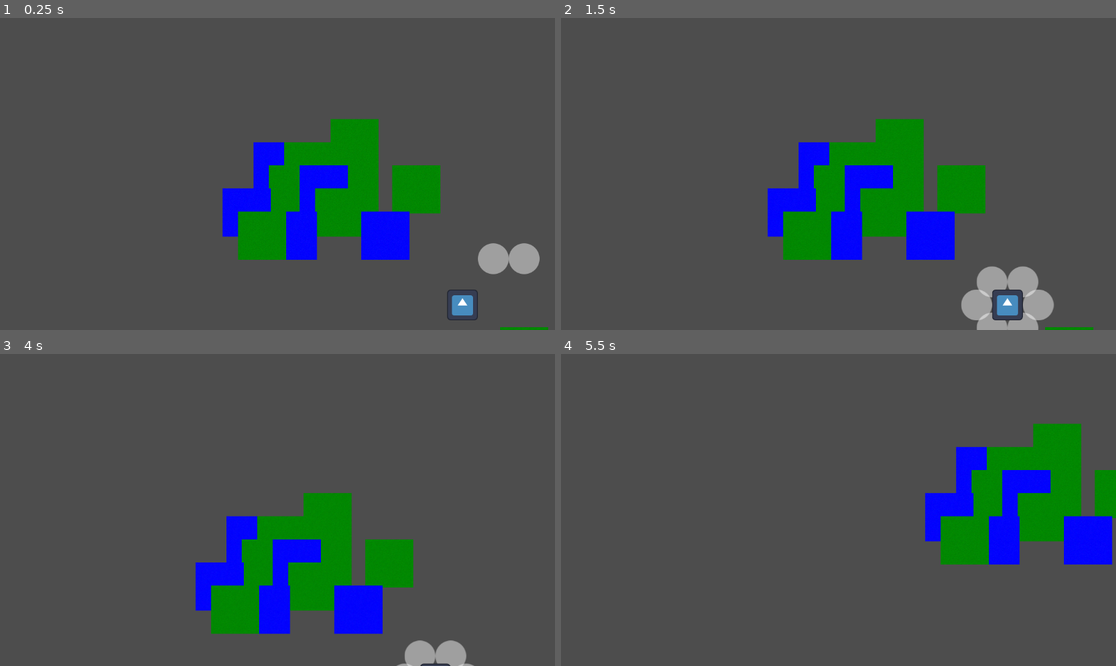
Above: before the commit, frames 1-4 (two rows, left to right).
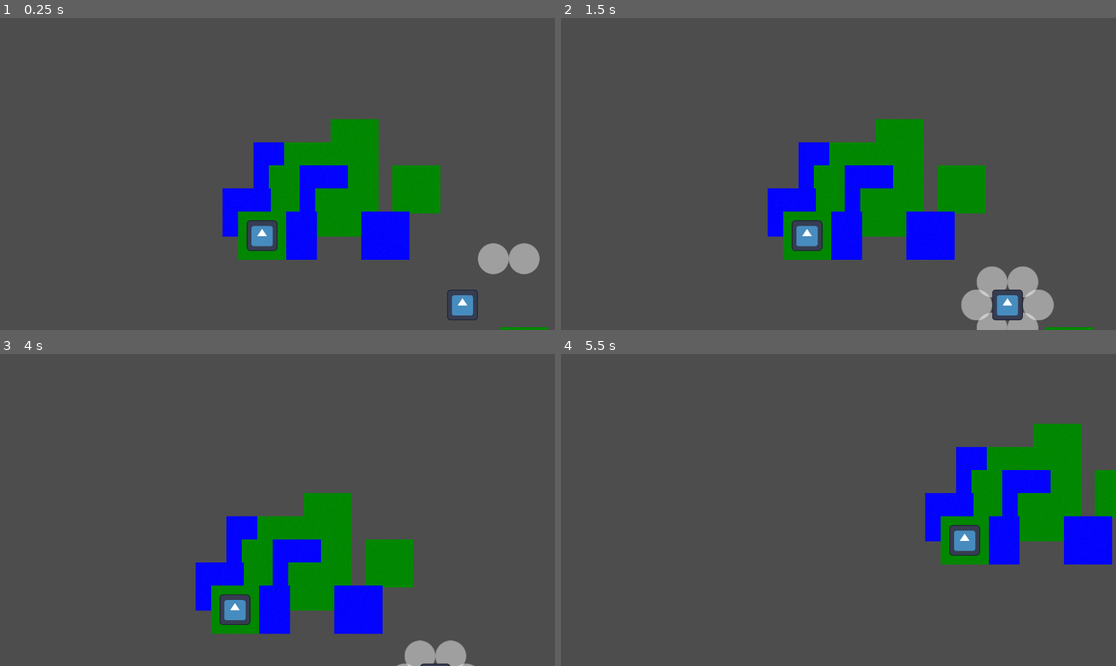
Above: after the commit, the same moments.

Repository: HedgeLizards/tomb_raiser
Game: Godot game, scene res://scenes/main.tscn
Same seed, same stepped clock (60 frames per second), same inputs: the game is played once before the commit and once after it. The engine's default icon, where the game draws it, is replaced by a stand-in: a white triangle on a blue panel in a dark square.
Inputs (mouse positions are in pixels of both pictures, inside the frame that each line leads up to):
- Up to frame 1 (0.25 s): no input
- Up to frame 2 (1.5 s): click (1021, 305) at 0.52 s; tap Enter at 1.25 s; move the mouse to (960, 158) at 1.27 s; hold Right from 1.28 s (still down); click (960, 158) at 1.42 s
- Up to frame 3 (4 s): tap Space at 1.52 s; release Right at 2 s; drag from (166, 525) to (249, 572) at 2.02 s; move the mouse to (333, 441) at 2.77 s; hold Right 2.78-3.5 s; click (333, 441) at 2.92 s; drag from (249, 572) to (111, 463) at 3.52 s
- Up to frame 4 (5.5 s): move the mouse to (1005, 556) at 4.27 s; hold Left 4.28-5 s; click (1005, 556) at 4.42 s; tap Space at 4.52 s; drag from (672, 463) to (755, 432) at 5.02 s

The runs differ from the first frame. In frame 1, 0.6% of the frame differs, in the area x 44-51%, y 64-75%; in frame 2, 0.6%; in frame 3, 0.5%; in frame 4, 0.6%.

Commit message:
select any unit

Diff:
--- a/code/cursor.gd
+++ b/code/cursor.gd
@@ -17,6 +17,17 @@
 		%Selections.set_cell(neighbour, 0, Vector2i.ZERO, 1)
 	print(neighbours)
 
-
-func _on_unit_select_pressed(unit: Node) -> void:
-	select(unit)
+func _unhandled_input(event: InputEvent) -> void:
+	var click_pos: Vector2
+	if event is InputEventMouseButton and event.pressed:
+		click_pos = event.global_position
+	elif event is InputEventScreenTouch:
+		click_pos = event.position
+	else:
+		return
+	print("mouse ", get_viewport().get_mouse_position())
+	var clicked_tile: Vector2i = %Ground.local_to_map(%Ground.make_canvas_position_local(click_pos))
+	var unit: Node2D = %Units.unit_at(clicked_tile)
+	print("Input!!! " + str(click_pos) + " " + str(clicked_tile) + " " + str(unit))
+	if unit != null:
+		select(unit)
--- a/code/unit.gd
+++ b/code/unit.gd
@@ -1,7 +1,5 @@
 extends Sprite2D
 
-
-signal select_pressed(unit: Node2D)
 
 @export var tilemap: TileMapLayer
 
@@ -9,9 +7,6 @@
 
 
 func _ready() -> void:
+	print("unit ready")
 	mappos = tilemap.local_to_map(position)
 	position = tilemap.map_to_local(mappos)
-
-func _on_texture_button_button_up() -> void:
-	print("player clicked")
-	select_pressed.emit(self)
--- /dev/null
+++ b/code/units.gd
@@ -0,0 +1,12 @@
+extends Node2D
+
+func _enter_tree() -> void:
+
+	for child in get_children():
+		child.tilemap = %Ground
+
+
+func unit_at(pos: Vector2i):
+	for unit in get_children():
+		if unit.mappos == pos:
+			return unit
--- a/scenes/main.tscn
+++ b/scenes/main.tscn
@@ -6,6 +6,7 @@
 [ext_resource type="PackedScene" uid="uid://c8our1tju6by1" path="res://scenes/tiles/sea.tscn" id="2_06ss3"]
 [ext_resource type="PackedScene" uid="uid://b7gjoog3ywbjf" path="res://scenes/selected.tscn" id="3_jehwe"]
 [ext_resource type="PackedScene" uid="uid://ykcb75qijlq" path="res://scenes/unit.tscn" id="3_t8oo7"]
+[ext_resource type="Script" path="res://code/units.gd" id="4_dld28"]
 
 [sub_resource type="TileSetScenesCollectionSource" id="TileSetScenesCollectionSource_o1kb8"]
 resource_name = "ground"
@@ -39,10 +40,15 @@
 tile_set = SubResource("TileSet_dyrtn")
 
 [node name="Units" type="Node2D" parent="."]
+unique_name_in_owner = true
+script = ExtResource("4_dld28")
 
 [node name="Necromancer" parent="Units" node_paths=PackedStringArray("tilemap") instance=ExtResource("3_t8oo7")]
 position = Vector2(406, 259)
 tilemap = NodePath("../../Ground")
+
+[node name="Unit" parent="Units" instance=ExtResource("3_t8oo7")]
+position = Vector2(-17, 150)
 
 [node name="Cursor" type="Node" parent="."]
 script = ExtResource("1_n1hes")
@@ -51,5 +57,3 @@
 position_smoothing_enabled = true
 script = ExtResource("1_7m1iq")
 pan_margin = 0.0
-
-[connection signal="select_pressed" from="Units/Necromancer" to="Cursor" method="_on_unit_select_pressed"]
--- a/scenes/unit.tscn
+++ b/scenes/unit.tscn
@@ -7,11 +7,3 @@
 scale = Vector2(0.5, 0.5)
 texture = ExtResource("1_hv4vj")
 script = ExtResource("2_kjdw6")
-
-[node name="TextureButton" type="TextureButton" parent="."]
-offset_left = -60.0
-offset_top = -66.0
-offset_right = 60.0
-offset_bottom = 62.0
-
-[connection signal="button_up" from="TextureButton" to="." method="_on_texture_button_button_up"]
Not shown: 1 places in scenes/main.tscn that only renumber resources
